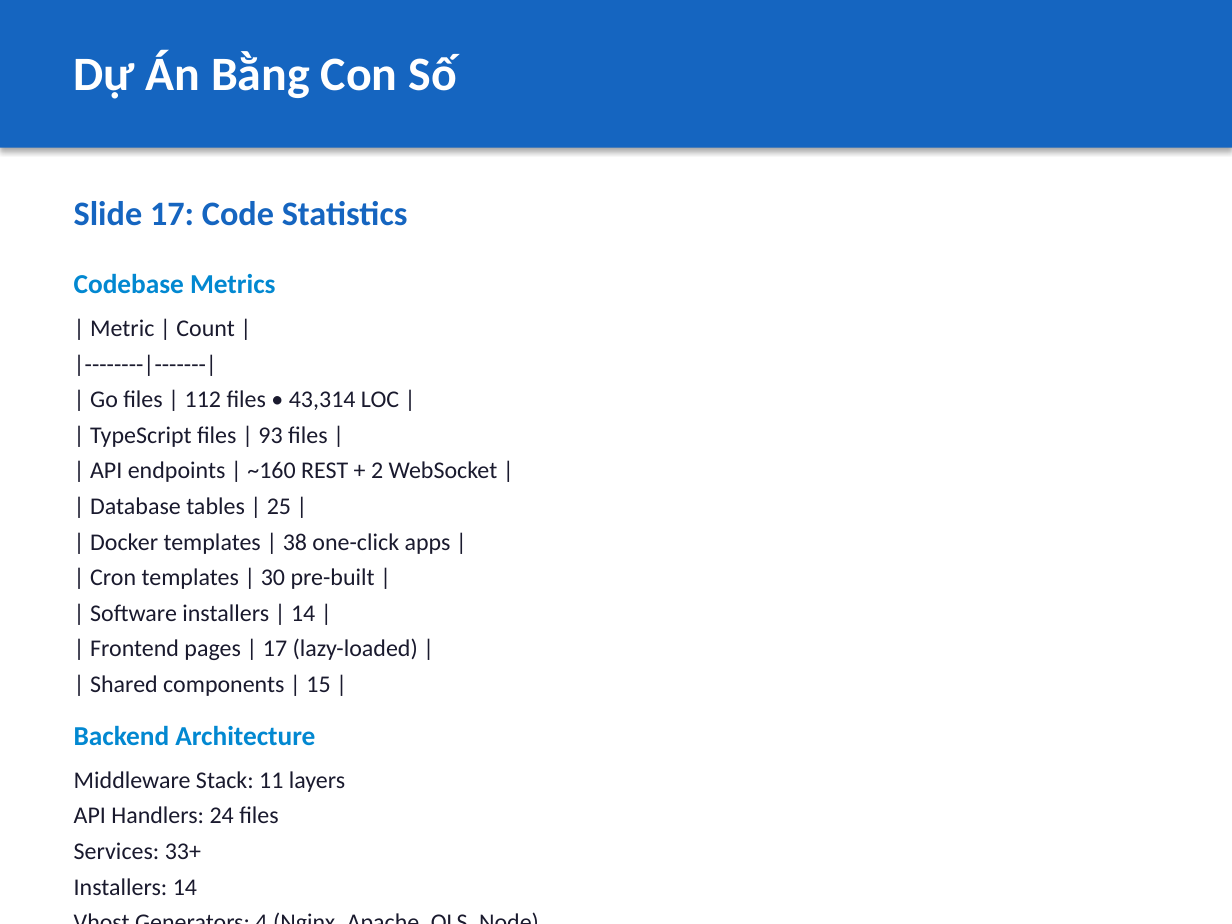
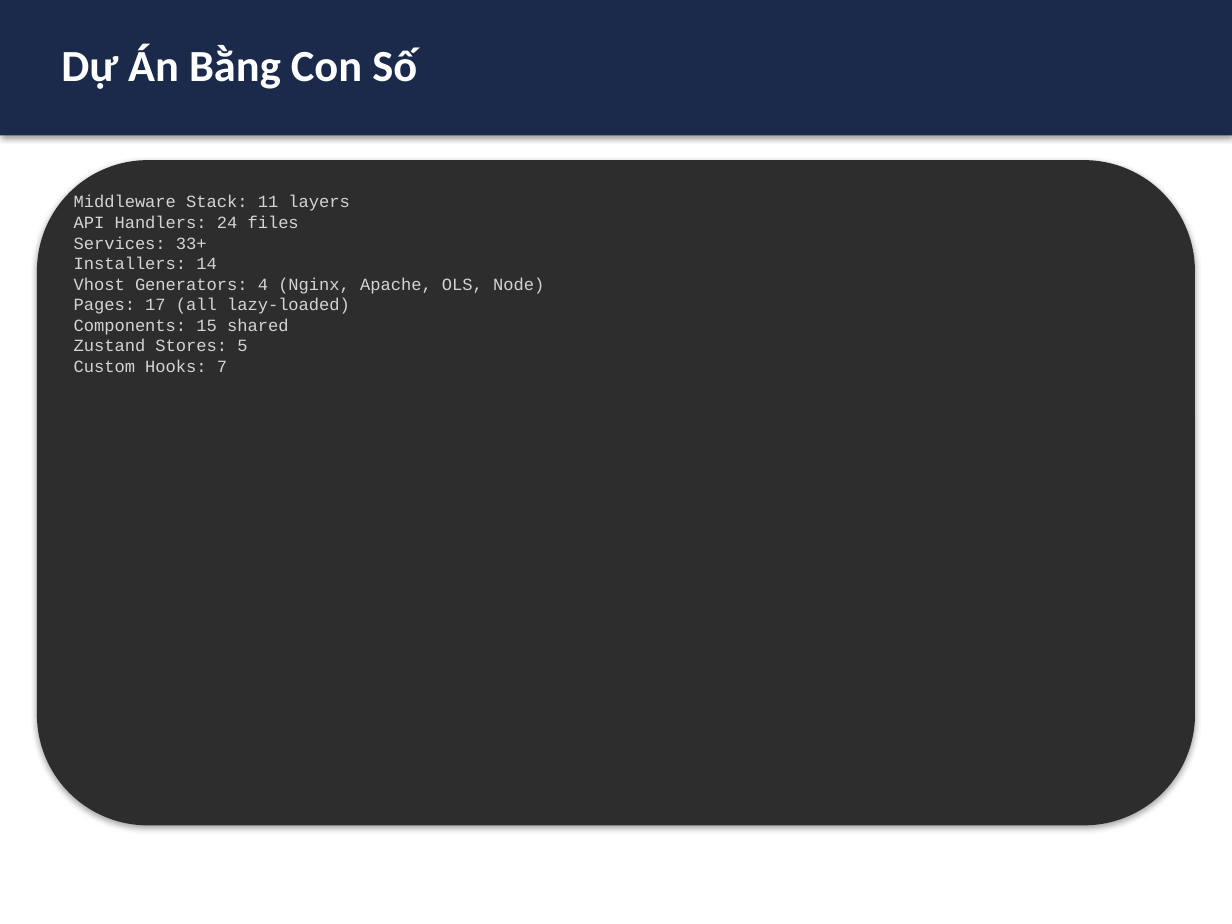
Before and after one commit to NguyenVanHuyDung/ITDLUPanel, a slide deck: slide 19 of docs/slides/01-introduction.pptx (slide 18 before the commit). Drawn at 1232x924 pixels with LibreOffice and Linux fonts; fonts in the diff are those of the drawing. Boxes give left, top, right and bottom in pixels: in the first picture for what was removed or moved away, otherwise in the second. Text is boxed around its words. In the diff, an @@ line names an element or a change of style, - is before the commit and + after.

```diff
--- a/docs/slides/01-introduction.pptx
+++ b/docs/slides/01-introduction.pptx
@@ rectangle: place and size @@
-rectangle at (0, 0, 1232, 148)
+rectangle at (0, 0, 1232, 136)
@@ rectangle at (0, 0, 1232, 136): fill #1565C0 to #1B2A4A @@
@@ text "Dự Án Bằng Con Số": place and size @@
-text "Dự Án Bằng Con Số" at (74, 50, 456, 99)
+text "Dự Án Bằng Con Số" at (61, 44, 417, 89)
@@ text "Dự Án Bằng Con Số" at (61, 44, 417, 89): size 28 to 26 pt @@
@@ rounded rectangle added at (37, 160, 1195, 825), fill #2D2D2D @@
@@ text at (74, 195, 544, 372): paragraph removed @@
-Frontend Architecture
@@ text "Middleware Stack: 11 layers" at (74, 195, 544, 372): size 14 to 10 pt, font Calibri to Courier New, text colour #1A1A2E to #D4D4D4; less space between paragraphs @@
@@ text at (74, 201, 498, 746): paragraphs removed @@
-Slide 17: Code Statistics
-Codebase Metrics
-| Metric | Count |
-|--------|-------|
-| Go files | 112 files • 43,314 LOC |
-| TypeScript files | 93 files |
-| API endpoints | ~160 REST + 2 WebSocket |
-| Database tables | 25 |
-| Docker templates | 38 one-click apps |
-| Cron templates | 30 pre-built |
-| Software installers | 14 |
-| Frontend pages | 17 (lazy-loaded) |
-| Shared components | 15 |
-Backend Architecture
```
Also in this commit, not shown: 21 other slides changed, 1 slide added, 19 other files.
